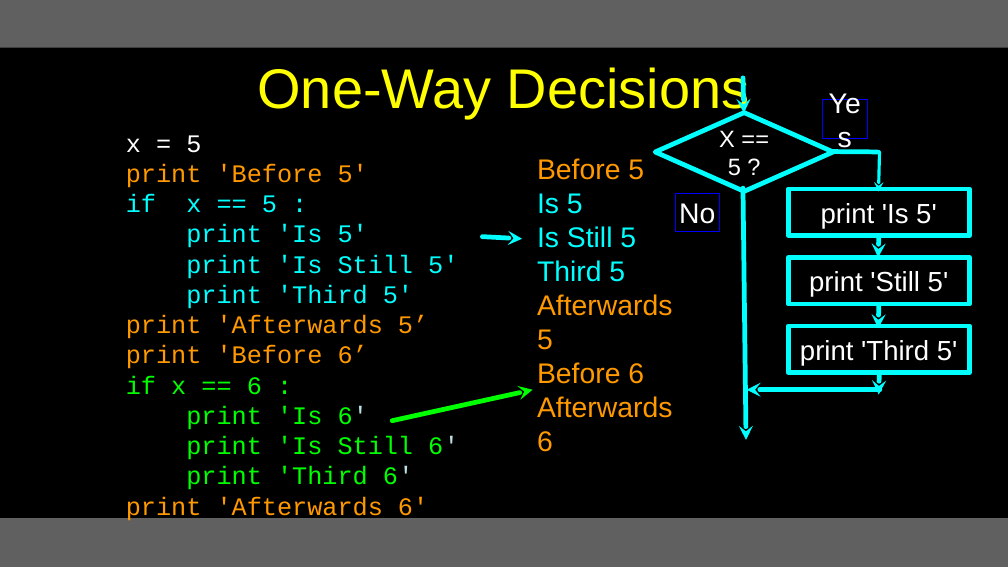
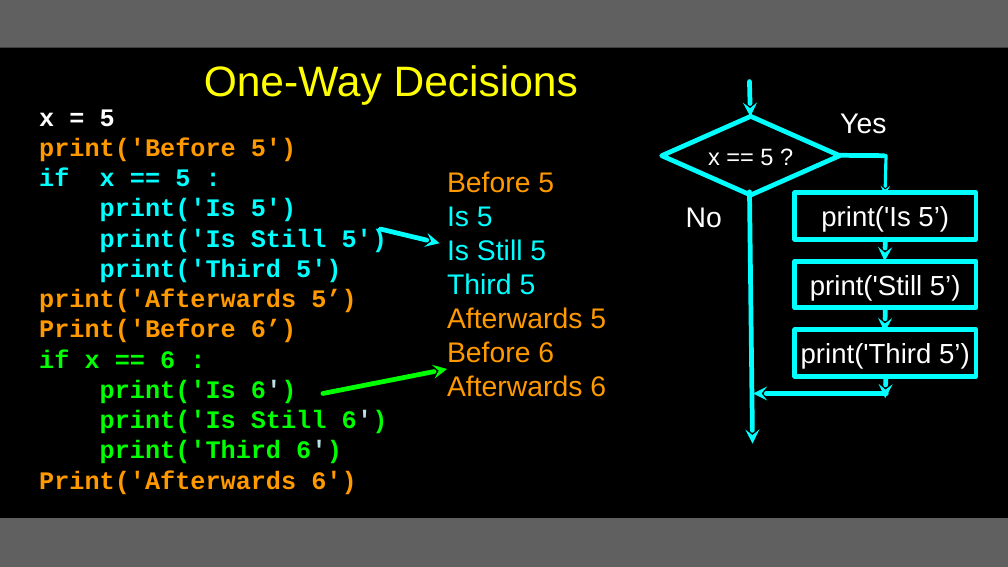
Before and after one commit to csev/py4e, a slide deck: slide 5 of lectures3/Pythonlearn-03-Conditional.pptx. Drawn at 1008x567 pixels with LibreOffice and Linux fonts; fonts in the diff are those of the drawing. Boxes give left, top, right and bottom in pixels: in the first picture for what was removed or moved away, otherwise in the second. Text is boxed around its words. In the diff, an @@ line names an element or a change of style, - is before the commit and + after.

```diff
--- a/lectures3/Pythonlearn-03-Conditional.pptx
+++ b/lectures3/Pythonlearn-03-Conditional.pptx
@@ title "One-Way Decisions": place and size @@
-title "One-Way Decisions" at <box>257,67,749,118</box>
+title "One-Way Decisions" at <box>204,65,578,104</box>
@@ title "One-Way Decisions" at <box>204,65,578,104</box>: size 71 to 54 pt @@
@@ 7 arrows, 3 rectangles, 1 diamond, 1 text, 1 line: place and size @@
-7 arrows, 3 rectangles, 1 diamond, 1 text, 1 line at <box>655,78,969,440</box>
+7 arrows, 3 rectangles, 1 diamond, 1 text, 1 line at <box>662,82,976,443</box>
@@ text at <box>39,109,190,369</box>: bold on in "x = 5", "if x == 5 :", "if x == 6 :" @@
@@ text "x = 5": place and size @@
-text "x = 5" at <box>126,135,459,523</box>
+text "x = 5" at <box>39,109,388,495</box>
@@ text "Yes" at <box>840,113,886,134</box>: outline #0000FF 0.75 pt to none @@
@@ text "Yes": place and size @@
-text "Yes" at <box>822,100,867,138</box>
+text "Yes" at <box>840,113,886,134</box>
@@ text at <box>39,137,296,162</box>: text changed; bold on @@
-print 'Before 5'
+print('Before 5')
@@ text in diamond at <box>708,148,773,166</box>: text changed @@
-X == 5 ?
+x == 5 ?
@@ text "Before 5" rewrapped from <box>537,158,672,452</box> to <box>447,171,606,397</box> @@
@@ text at <box>39,198,387,343</box>: text changed; bold on @@
-print 'Is 5'
-print 'Is Still 5'
-print 'Third 5'
-print 'Afterwards 5’
-print 'Before 6’
+print('Is 5')
+print('Is Still 5')
+print('Third 5')
+print('Afterwards 5’)
+Print('Before 6’)
@@ text "No" at <box>686,207,722,228</box>: outline #0000FF 0.75 pt to none @@
@@ text in rectangle at <box>821,206,949,232</box>: text changed @@
-print 'Is 5'
+print('Is 5’)
@@ arrow moved from (522, 239) - (482, 236) to (439, 243) - (380, 229) @@
@@ text in rectangle at <box>810,275,961,301</box>: text changed @@
-print 'Still 5'
+print('Still 5’)
@@ text in rectangle at <box>801,343,970,369</box>: text changed @@
-print 'Third 5'
+print('Third 5’)
@@ text at <box>39,379,388,495</box>: text changed; bold on @@
-print 'Is 6'
-print 'Is Still 6'
-print 'Third 6'
-print 'Afterwards 6'
+print('Is 6')
+print('Is Still 6')
+print('Third 6')
+Print('Afterwards 6')
@@ arrow moved from (532, 389) - (392, 421) to (447, 369) - (323, 393) @@
```
Also in this commit, not shown: 30 other slides changed, 1 slide added, 5 other files.
